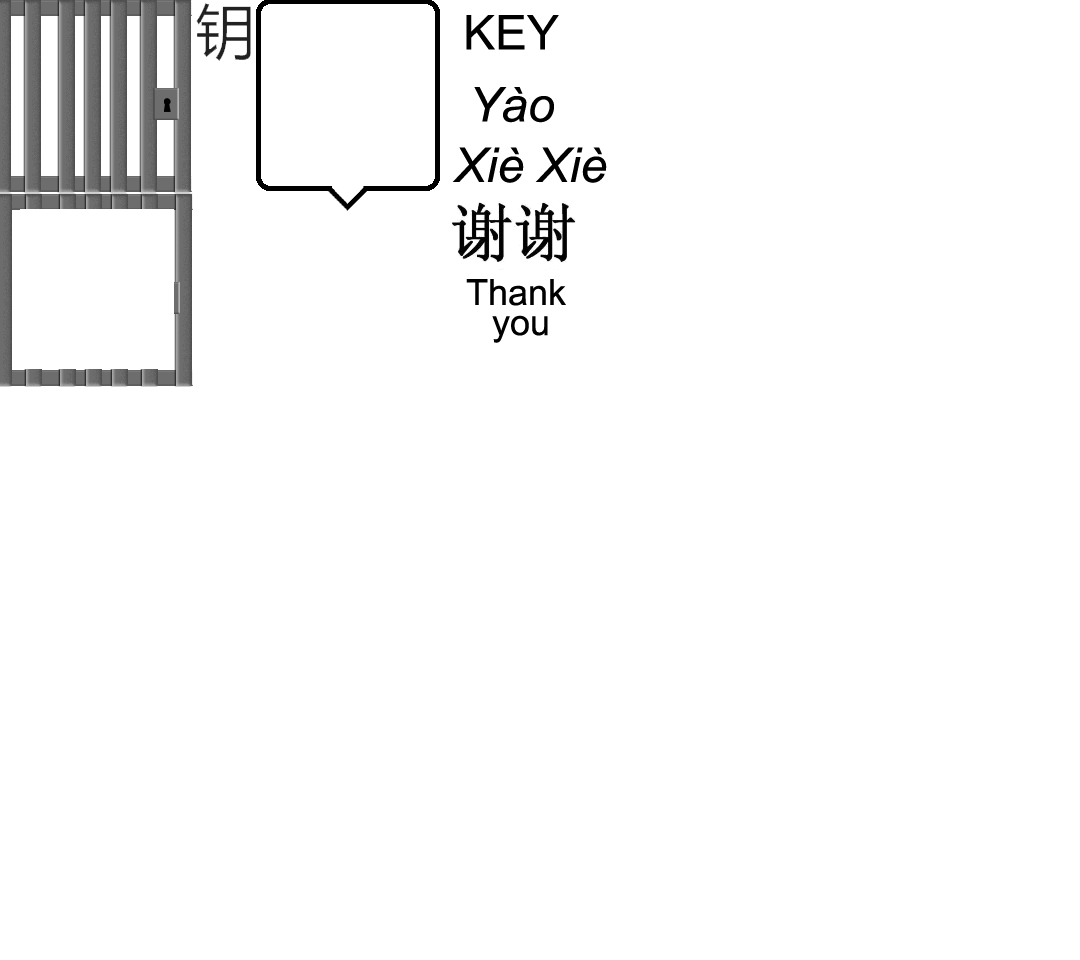
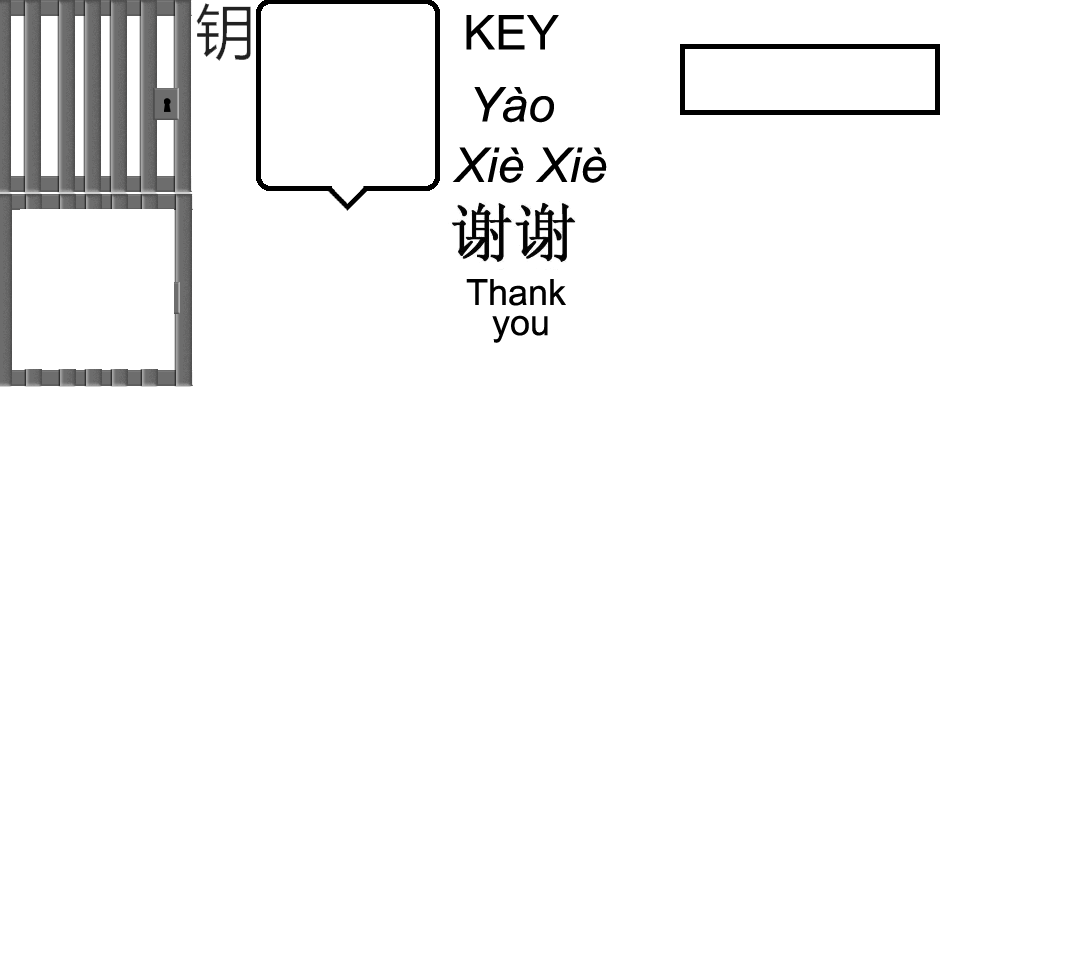
Comparing the layer stacks of the two 1080px x 960px images. Changes:
added group "Group 1" with 1 layers above "thank you" over bbox(680, 44, 940, 115)
added layer "options" in group "Group 1" over bbox(680, 44, 940, 115)
